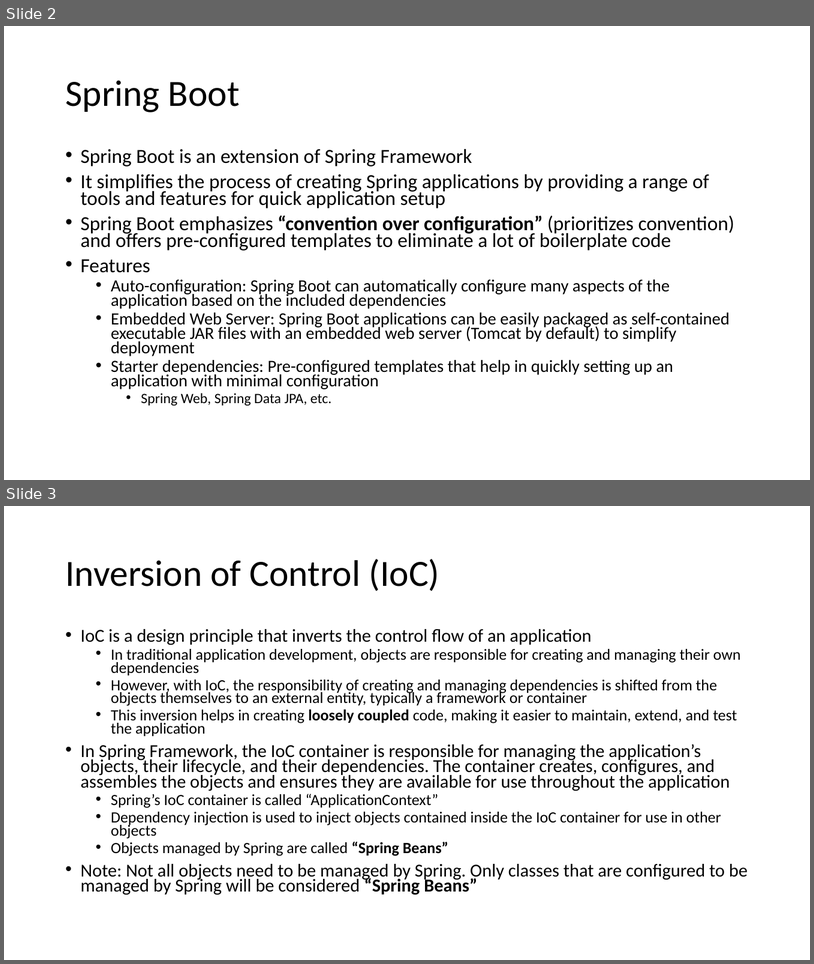
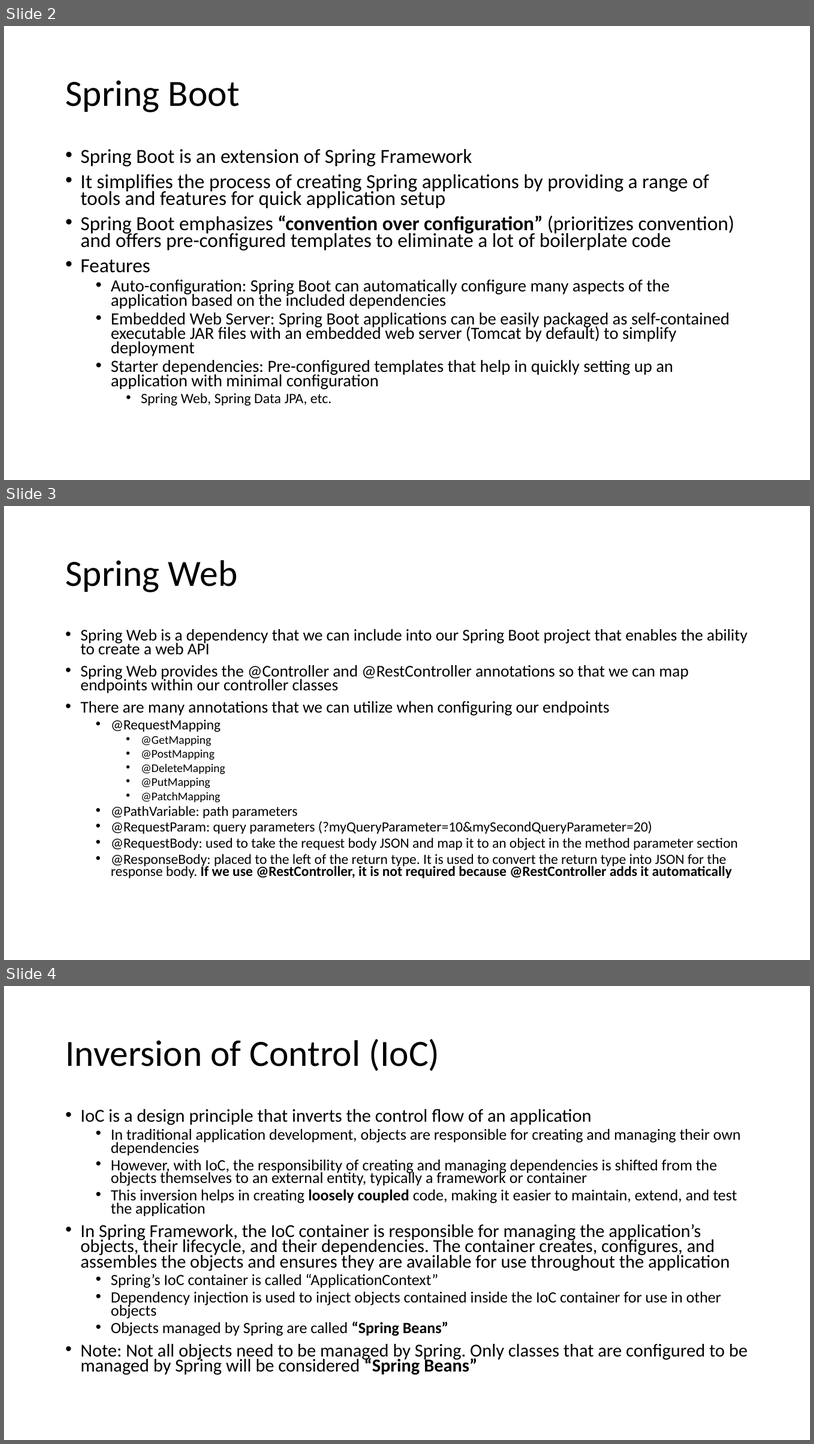
Before and after one commit to 230109training/java-primer, a slide deck: spring-framework-and-spring-boot.pptx. Shown one above the other, each under a label of ours: slides 2 and 3 before the commit, slides 2, 3 and 4 after it. The pictures are 814x964 and 814x1444 pixels, drawn with LibreOffice and Linux fonts; fonts in the diff are those of the drawing. Boxes give left, top, right and bottom in pixels: in the first picture for what was removed or moved away, otherwise in the second. Text is boxed around its words. In the diff, an @@ line names an element or a change of style, - is before the commit and + after.

```diff
--- a/spring-framework-and-spring-boot.pptx
+++ b/spring-framework-and-spring-boot.pptx
@@ slide 3 added at [4,506,810,960], background #FFFFFF @@
@@ title added at [65,560,238,592], 44 pt, text #000000 @@
+Spring Web
@@ text added at [81,629,748,878], 16.8 pt, text #000000 @@
+• Spring Web is a dependency that we can include into our Spring Boot project that enables the ability to create a web API
+• Spring Web provides the @Controller and @RestController annotations so that we can map endpoints within our controller classes
+• There are many annotations that we can utilize when configuring our endpoints
+  • @RequestMapping
+    • @GetMapping
+    • @PostMapping
+    • @DeleteMapping
+    • @PutMapping
+    • @PatchMapping
+  • @PathVariable: path parameters
+  • @RequestParam: query parameters (?myQueryParameter=10&mySecondQueryParameter=20)
+  • @RequestBody: used to take the request body JSON and map it to an object in the method parameter section
+  • @ResponseBody: placed to the left of the return type. It is used to convert the return type into JSON for the response body. If we use @RestController, it is not required because @RestController adds it automatically
@@ what was slide 3 is now slide 4 @@
```
Also in this commit, not shown: 2 other slides added, 2 other files.
